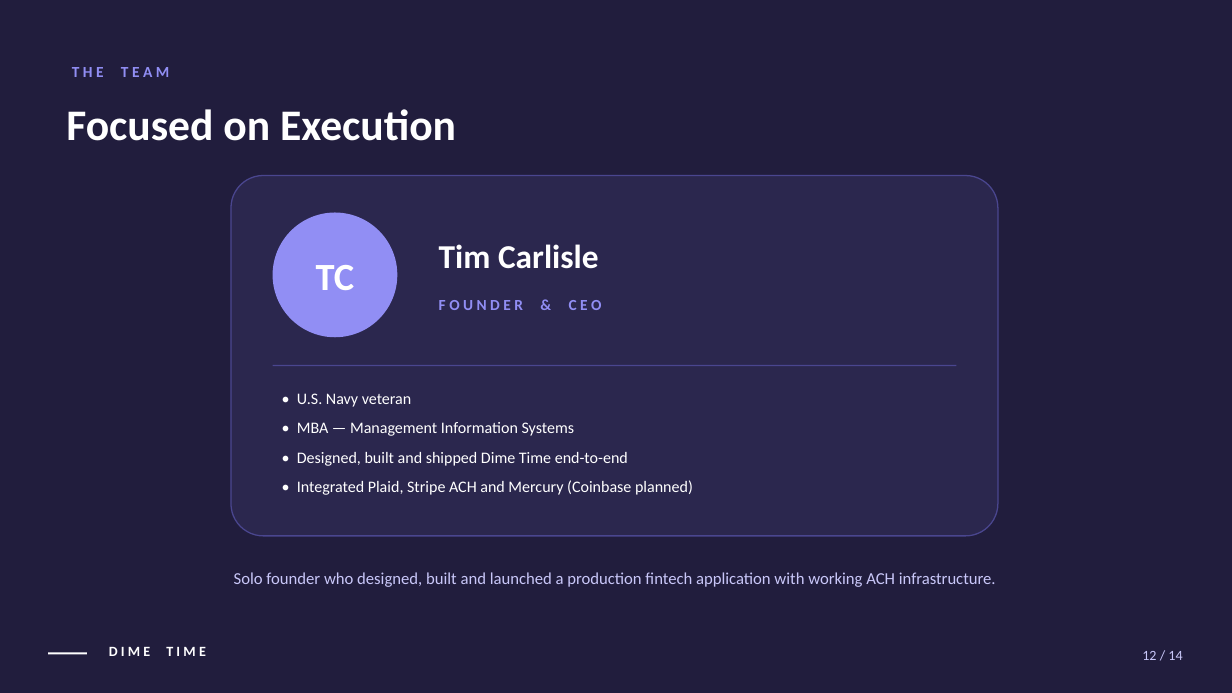
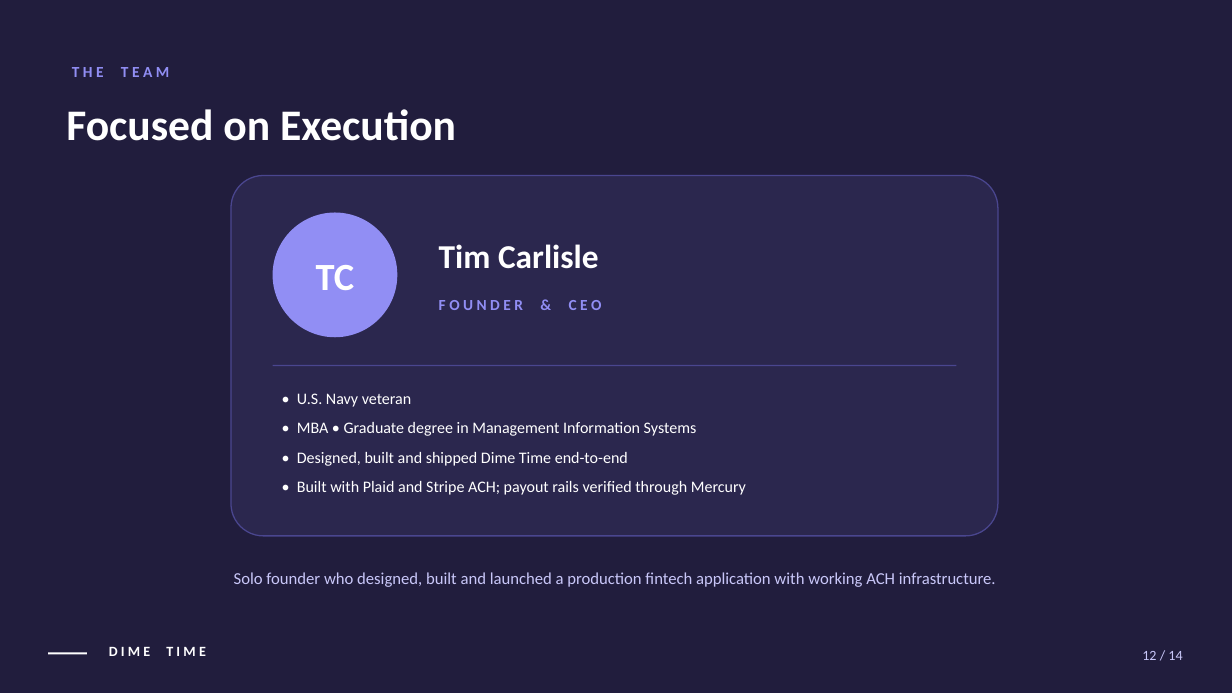
Before and after one commit to Dime-Time/Dime-Time-Technologies, a slide deck: slide 12 of attached_assets/pitch-deck-slides/dime-time-pitch-deck-with-ip.pptx. Drawn at 1232x693 pixels with LibreOffice and Linux fonts; fonts in the diff are those of the drawing. Boxes give left, top, right and bottom in pixels: in the first picture for what was removed or moved away, otherwise in the second. Text is boxed around its words. In the diff, an @@ line names an element or a change of style, - is before the commit and + after.

```diff
--- a/attached_assets/pitch-deck-slides/dime-time-pitch-deck-with-ip.pptx
+++ b/attached_assets/pitch-deck-slides/dime-time-pitch-deck-with-ip.pptx
@@ text at box(297, 422, 697, 436): text changed @@
-• MBA — Management Information Systems
+• MBA • Graduate degree in Management Information Systems
@@ text at box(297, 481, 746, 495): text changed @@
-• Integrated Plaid, Stripe ACH and Mercury (Coinbase planned)
+• Built with Plaid and Stripe ACH; payout rails verified through Mercury
```
Also in this commit, not shown: 9 other slides changed, 17 other files.
